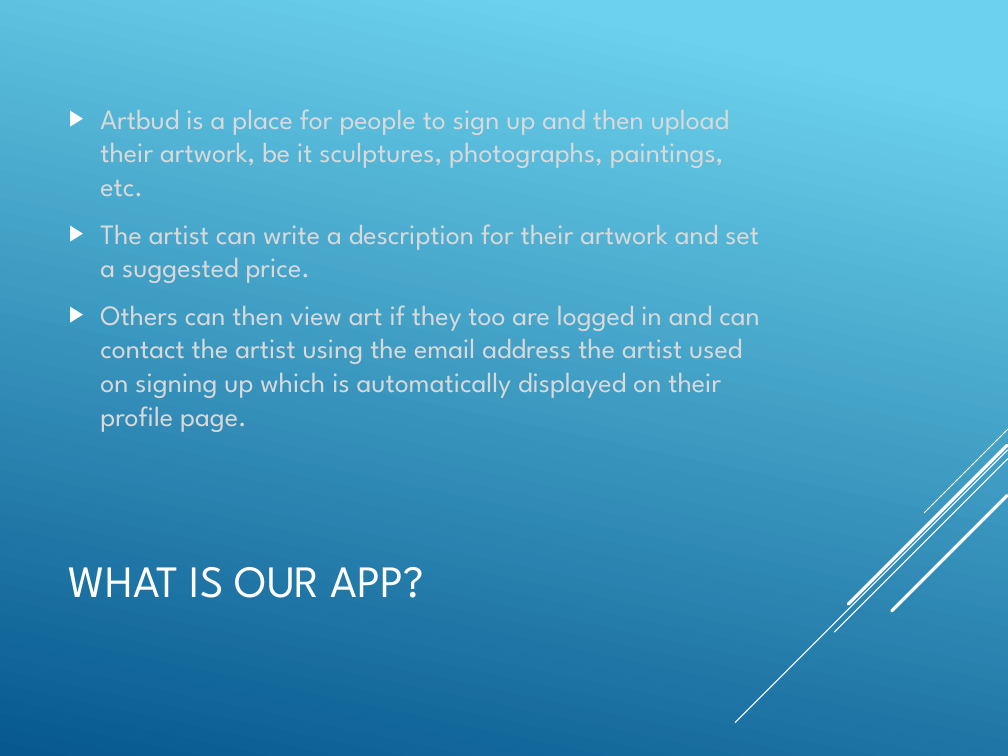
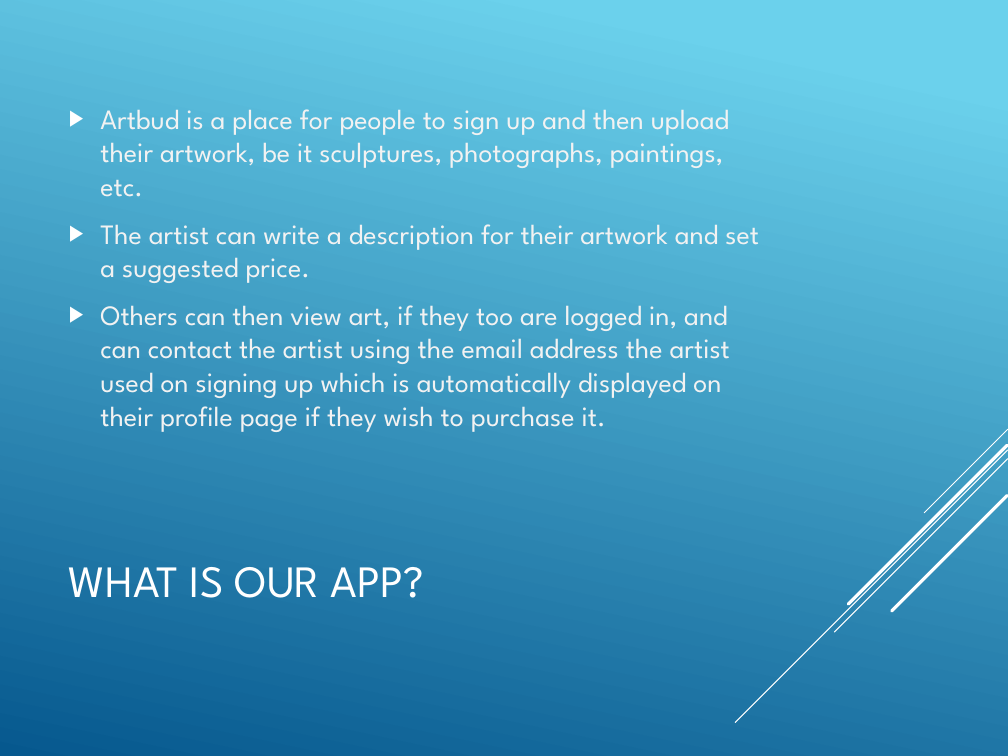
Before and after one commit to GilesMunn/artbud, a slide deck: slide 3 of presentation_material/powerpoint.pptx. Drawn at 1008x756 pixels with LibreOffice and Linux fonts; fonts in the diff are those of the drawing. Boxes give left, top, right and bottom in pixels: in the first picture for what was removed or moved away, otherwise in the second. Text is boxed around its words. In the diff, an @@ line names an element or a change of style, - is before the commit and + after.

Commit message:
Finished presentation slides

```diff
--- a/presentation_material/powerpoint.pptx
+++ b/presentation_material/powerpoint.pptx
@@ text at [100,109,759,283]: text colour #D9D9D9 to #F2F2F2 in "Artbud is a place for people to ...", "The artist can write a description for ..." @@
@@ text at [100,305,730,432]: text changed; text colour #D9D9D9 to #F2F2F2 @@
-▶ Others can then view art if they too are logged in and can contact the artist using the email address the artist used on signing up which is automatically displayed on their profile page.
+▶ Others can then view art, if they too are logged in, and can contact the artist using the email address the artist used on signing up which is automatically displayed on their profile page if they wish to purchase it.
```
Also in this commit, not shown: 4 other slides changed, 1 slide added, 1 other file.
